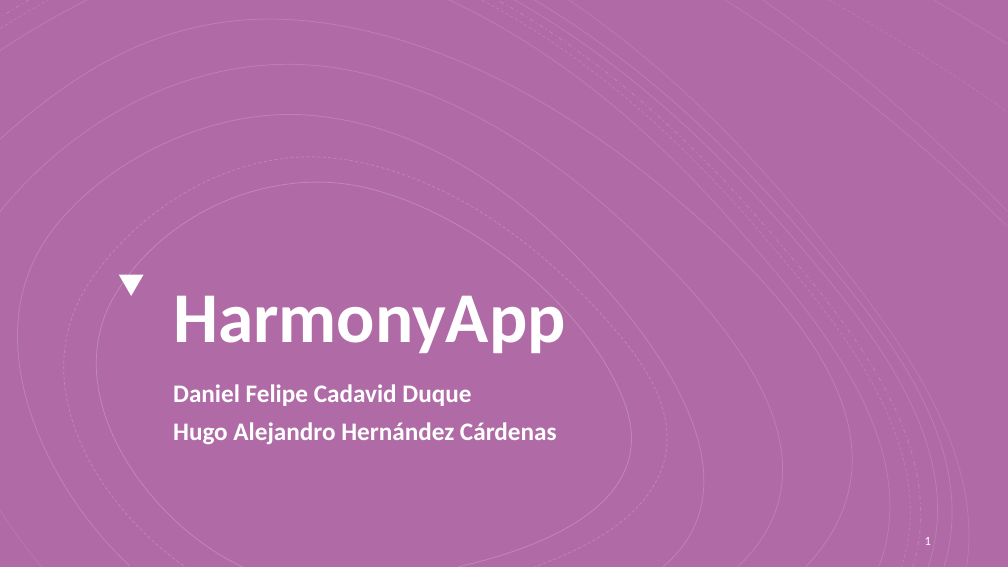
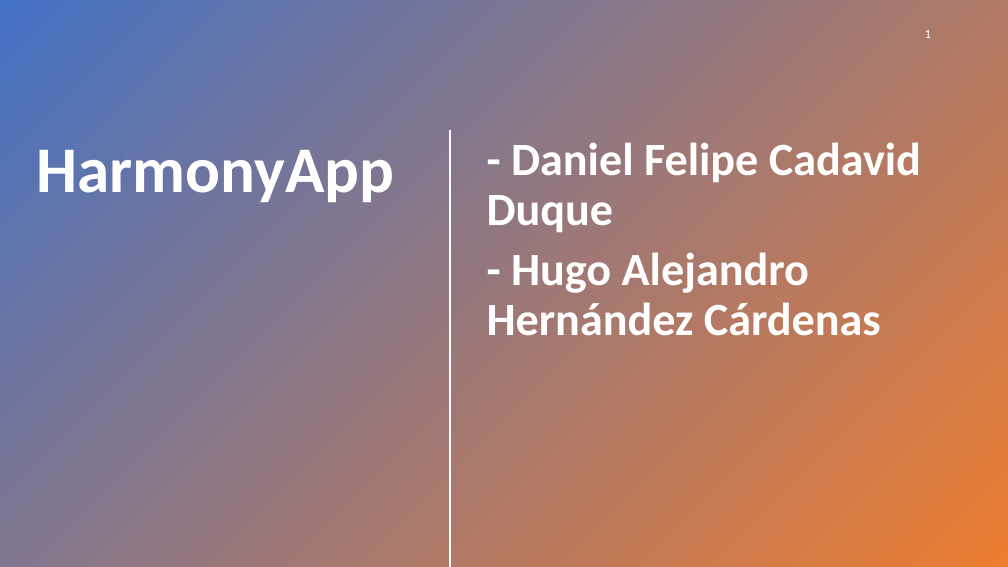
Before and after one commit to HugoHernandez06/Harmony, a slide deck: slide 1 of HarmonyApp.pptx. Drawn at 1008x567 pixels with LibreOffice and Linux fonts; fonts in the diff are those of the drawing. Boxes give left, top, right and bottom in pixels: in the first picture for what was removed or moved away, otherwise in the second. Text is boxed around its words. In the diff, an @@ line names an element or a change of style, - is before the commit and + after.

```diff
--- a/HarmonyApp.pptx
+++ b/HarmonyApp.pptx
@@ background #790568 at 59% opacity to #FFFFFF @@
@@ rectangle added at [0, 0, 1008, 567], fill gradient #4472C4 to #ED7D31 @@
@@ page number: place and size @@
-page number at [925, 537, 931, 545]
+page number at [925, 30, 931, 38]
@@ page number at [925, 30, 931, 38]: more space between paragraphs @@
@@ group removed at [0, 0, 1008, 567]: 19 freeform shapes @@
@@ title "HarmonyApp": place and size @@
-title "HarmonyApp" at [173, 295, 566, 353]
+title "HarmonyApp" at [37, 150, 395, 203]
@@ title "HarmonyApp" at [37, 150, 395, 203]: size 68 to 62 pt; alignment left to right; vertical alignment bottom to top @@
@@ line added from (451, 132) to (451, 566), #FFFFFF 2 pt @@
@@ subtitle at [487, 142, 921, 336]: text changed; size 24 to 44 pt @@
-Daniel Felipe Cadavid Duque
-Hugo Alejandro Hernández Cárdenas
+- Daniel Felipe Cadavid Duque
+- Hugo Alejandro Hernández Cárdenas
@@ triangle removed at [119, 274, 144, 296] @@
```
Also in this commit, not shown: 6 other slides changed, 3 slides added, 3 slides removed.
